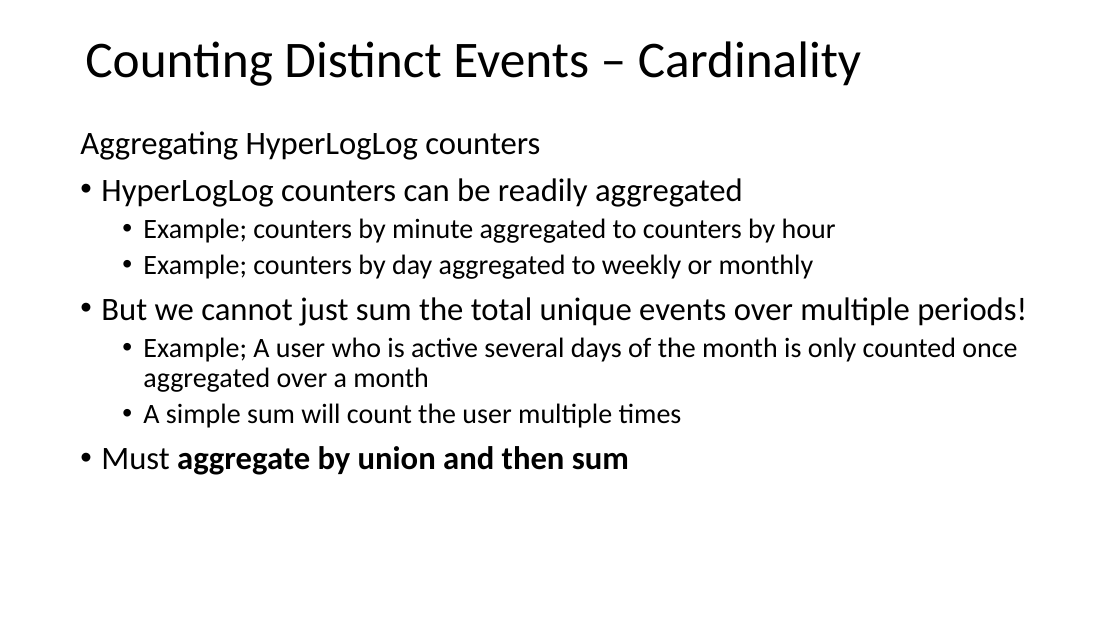
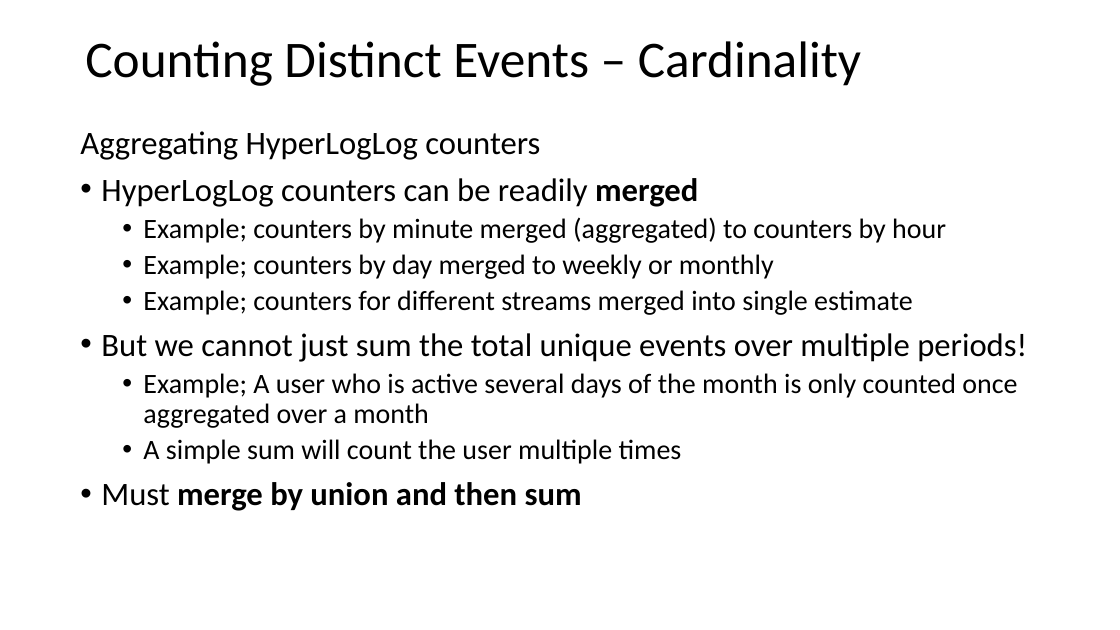
Before and after one commit to harelgabainew/school1, a slide deck: slide 100 of slides/2_StreamingAnalytics.pptx (slide 98 before the commit). Drawn at 1120x630 pixels with LibreOffice and Linux fonts; fonts in the diff are those of the drawing. Boxes give left, top, right and bottom in pixels: in the first picture for what was removed or moved away, otherwise in the second. Text is boxed around its words. In the diff, an @@ line names an element or a change of style, - is before the commit and + after.

```diff
--- a/slides/2_StreamingAnalytics.pptx
+++ b/slides/2_StreamingAnalytics.pptx
@@ text at (101,178,946,315): text changed @@
-• HyperLogLog counters can be readily aggregated
-  • Example; counters by minute aggregated to counters by hour
-  • Example; counters by day aggregated to weekly or monthly
+• HyperLogLog counters can be readily merged
+  • Example; counters by minute merged (aggregated) to counters by hour
+  • Example; counters by day merged to weekly or monthly
+  • Example; counters for different streams merged into single estimate
@@ text at (101,482,582,511): text changed @@
-• Must aggregate by union and then sum
+• Must merge by union and then sum
```
Also in this commit, not shown: 27 other slides changed, 13 slides added, 1 slide removed.
